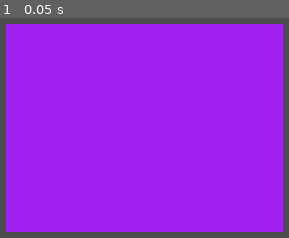
Above: before the commit, frame 1.
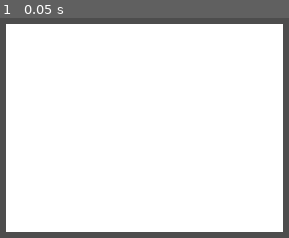
Above: after the commit, the same moment.

Repository: JDS890/CSC475-DSP-Visualisation
Game: Godot game, scene res://Scenes/show_spectrum.tscn
Two runs of this game, one before a commit and one after it. Both use one fixed random seed, a clock stepped at 60 frames per second and the inputs below.
Inputs:
- Up to frame 1 (0.05 s): no input

The runs differ from the first frame. In frame 1, 91% of the frame differs, in the area x 2-98%, y 2-98%.

Commit message:
Added the ability to change volumes and some global variables

Diff:
--- a/spectrum_2D/Scenes/bass_stream.gd
+++ b/spectrum_2D/Scenes/bass_stream.gd
@@ -1,12 +1,4 @@
 extends Node2D
-
-const VU_COUNT = 16
-const FREQ_MAX = 11050.0 * 10
-
-const WIDTH = 400
-const HEIGHT = 100
-
-const MIN_DB = 60
 
 #var vocal
 var spectrum
@@ -20,13 +12,13 @@
 
 func _draw():
 	#warning-ignore:integer_division
-	var w = WIDTH / VU_COUNT
+	var w = Global.WIDTH / Global.VU_COUNT
 	var prev_hz = 0
 	var colors = [Color.WHITE, ]
-	for i in range(1, VU_COUNT+1):
-		var hz = i * FREQ_MAX / VU_COUNT;
+	for i in range(1, Global.VU_COUNT+1):
+		var hz = i * Global.FREQ_MAX / Global.VU_COUNT;
 		var magnitude: float = spectrum.get_magnitude_for_frequency_range(prev_hz, hz).length()
-		var energy = clamp((MIN_DB + linear_to_db(magnitude)) / MIN_DB, 0, 1)
-		var height = energy * HEIGHT
-		draw_rect(Rect2(w * i + 300, HEIGHT - height + 150, w, 300), Color.PURPLE)
+		var energy = clamp((Global.MIN_DB + linear_to_db(magnitude)) / Global.MIN_DB, 0, 1)
+		var height = energy * Global.HEIGHT
+		draw_rect(Rect2(w * i + 300, Global.HEIGHT - height + 150, w, 300), Global.STREAM_COLORS[0])
 		prev_hz = hz
--- a/spectrum_2D/Scenes/drum_stream.gd
+++ b/spectrum_2D/Scenes/drum_stream.gd
@@ -1,12 +1,4 @@
 extends Node2D
-
-const VU_COUNT = 16
-const FREQ_MAX = 11050.0 * 10
-
-const WIDTH = 400
-const HEIGHT = 100
-
-const MIN_DB = 60
 
 var spectrum
 var polyStreamPlayer
@@ -20,16 +12,15 @@
 func _process(_delta):
 	queue_redraw()
 
-
 func _draw():
 	#warning-ignore:integer_division
-	var w = WIDTH / VU_COUNT
+	var w = Global.WIDTH / Global.VU_COUNT
 	var prev_hz = 0
 	var colors = [Color.WHITE, ]
-	for i in range(1, VU_COUNT+1):
-		var hz = i * FREQ_MAX / VU_COUNT;
+	for i in range(1, Global.VU_COUNT+1):
+		var hz = i * Global.FREQ_MAX / Global.VU_COUNT;
 		var magnitude: float = spectrum.get_magnitude_for_frequency_range(prev_hz, hz).length()
-		var energy = clamp((MIN_DB + linear_to_db(magnitude)) / MIN_DB, 0, 1)
-		var height = energy * HEIGHT
-		draw_rect(Rect2(w * i, HEIGHT - height + 300, w, height), Color.WHITE)
+		var energy = clamp((Global.MIN_DB + linear_to_db(magnitude)) / Global.MIN_DB, 0, 1)
+		var height = energy * Global.HEIGHT
+		draw_rect(Rect2(w * i, Global.HEIGHT - height + 300, w, height), Global.STREAM_COLORS[1])
 		prev_hz = hz
--- a/spectrum_2D/Scenes/fusion_stream.gd
+++ b/spectrum_2D/Scenes/fusion_stream.gd
@@ -1,12 +1,4 @@
 extends Node2D
-
-const VU_COUNT = 16
-const FREQ_MAX = 11050.0 * 10
-
-const WIDTH = 400
-const HEIGHT = 100
-
-const MIN_DB = 60
 
 #var vocal
 var spectrum
@@ -20,13 +12,13 @@
 
 func _draw():
 	#warning-ignore:integer_division
-	var w = WIDTH / VU_COUNT
+	var w = Global.WIDTH / Global.VU_COUNT
 	var prev_hz = 0
 	var colors = [Color.WHITE, ]
-	for i in range(1, VU_COUNT+1):
-		var hz = i * FREQ_MAX / VU_COUNT;
+	for i in range(1, Global.VU_COUNT+1):
+		var hz = i * Global.FREQ_MAX / Global.VU_COUNT;
 		var magnitude: float = spectrum.get_magnitude_for_frequency_range(prev_hz, hz).length()
-		var energy = clamp((MIN_DB + linear_to_db(magnitude)) / MIN_DB, 0, 1)
-		var height = energy * HEIGHT
-		draw_rect(Rect2(w * i, HEIGHT - height, w, height), Color.BLACK)
+		var energy = clamp((Global.MIN_DB + linear_to_db(magnitude)) / Global.MIN_DB, 0, 1)
+		var height = energy * Global.HEIGHT
+		draw_rect(Rect2(w * i, Global.HEIGHT - height, w, height), Color.BLACK)
 		prev_hz = hz
--- a/spectrum_2D/Scenes/original_stream.gd
+++ b/spectrum_2D/Scenes/original_stream.gd
@@ -1,12 +1,4 @@
 extends Node2D
-
-const VU_COUNT = 16
-const FREQ_MAX = 11050.0 * 10
-
-const WIDTH = 400
-const HEIGHT = 100
-
-const MIN_DB = 60
 
 #var vocal
 var spectrum
@@ -20,13 +12,13 @@
 
 func _draw():
 	#warning-ignore:integer_division
-	var w = WIDTH / VU_COUNT
+	var w = Global.WIDTH / Global.VU_COUNT
 	var prev_hz = 0
 	var colors = [Color.WHITE, ]
-	for i in range(1, VU_COUNT+1):
-		var hz = i * FREQ_MAX / VU_COUNT;
+	for i in range(1, Global.VU_COUNT+1):
+		var hz = i * Global.FREQ_MAX / Global.VU_COUNT;
 		var magnitude: float = spectrum.get_magnitude_for_frequency_range(prev_hz, hz).length()
-		var energy = clamp((MIN_DB + linear_to_db(magnitude)) / MIN_DB, 0, 1)
-		var height = energy * HEIGHT
-		draw_rect(Rect2(w * i + 1500, HEIGHT - height + 3000, w, height), Color.AQUAMARINE)
+		var energy = clamp((Global.MIN_DB + linear_to_db(magnitude)) / Global.MIN_DB, 0, 1)
+		var height = energy * Global.HEIGHT
+		draw_rect(Rect2(w * i + 1500, Global.HEIGHT - height + 3000, w, height), Color.AQUAMARINE)
 		prev_hz = hz
--- a/spectrum_2D/Scenes/piano_stream.gd
+++ b/spectrum_2D/Scenes/piano_stream.gd
@@ -1,12 +1,4 @@
 extends Node2D
-
-const VU_COUNT = 16
-const FREQ_MAX = 11050.0 * 10
-
-const WIDTH = 400
-const HEIGHT = 100
-
-const MIN_DB = 60
 
 #var vocal
 var spectrum
@@ -20,13 +12,13 @@
 
 func _draw():
 	#warning-ignore:integer_division
-	var w = WIDTH / VU_COUNT
+	var w = Global.WIDTH / Global.VU_COUNT
 	var prev_hz = 0
 	var colors = [Color.WHITE, ]
-	for i in range(1, VU_COUNT+1):
-		var hz = i * FREQ_MAX / VU_COUNT;
+	for i in range(1, Global.VU_COUNT+1):
+		var hz = i * Global.FREQ_MAX / Global.VU_COUNT;
 		var magnitude: float = spectrum.get_magnitude_for_frequency_range(prev_hz, hz).length()
-		var energy = clamp((MIN_DB + linear_to_db(magnitude)) / MIN_DB, 0, 1)
-		var height = energy * HEIGHT
-		draw_rect(Rect2(w * i + 100, HEIGHT - height, w, height), Color.GRAY)
+		var energy = clamp((Global.MIN_DB + linear_to_db(magnitude)) / Global.MIN_DB, 0, 1)
+		var height = energy * Global.HEIGHT
+		draw_rect(Rect2(w * i + 100, Global.HEIGHT - height, w, height), Global.STREAM_COLORS[3])
 		prev_hz = hz
--- a/spectrum_2D/Scripts/other_stream.gd
+++ b/spectrum_2D/Scripts/other_stream.gd
@@ -1,12 +1,4 @@
 extends Node2D
-
-const VU_COUNT = 16
-const FREQ_MAX = 11050.0 * 10
-
-const WIDTH = 400
-const HEIGHT = 100
-
-const MIN_DB = 60
 
 #var OtherStream
 #var other
@@ -30,13 +22,13 @@
 
 func _draw():
 	#warning-ignore:integer_division
-	var w = WIDTH / VU_COUNT
+	var w = Global.WIDTH / Global.VU_COUNT
 	var prev_hz = 0
 	var colors = [Color.RED, ]
-	for i in range(1, VU_COUNT+1):
-		var hz = i * FREQ_MAX / VU_COUNT;
+	for i in range(1, Global.VU_COUNT+1):
+		var hz = i * Global.FREQ_MAX / Global.VU_COUNT;
 		var magnitude: float = spectrum.get_magnitude_for_frequency_range(prev_hz, hz).length()
-		var energy = clamp((MIN_DB + linear_to_db(magnitude)) / MIN_DB, 0, 1)
-		var height = energy * HEIGHT
-		draw_rect(Rect2(w * i, HEIGHT - height + 450, w, height), Color.RED)
+		var energy = clamp((Global.MIN_DB + linear_to_db(magnitude)) / Global.MIN_DB, 0, 1)
+		var height = energy * Global.HEIGHT
+		draw_rect(Rect2(w * i, Global.HEIGHT - height + 450, w, height), Global.STREAM_COLORS[2])
 		prev_hz = hz
--- a/spectrum_2D/Scripts/show_spectrum.gd
+++ b/spectrum_2D/Scripts/show_spectrum.gd
@@ -1,41 +1,30 @@
 extends Node2D
-#
-#const VU_COUNT = 16
-#const FREQ_MAX = 11050.0
-#
-#const WIDTH = 400
-#const HEIGHT = 100
-#
-#const MIN_DB = 60
-#
-#var spectrum
-#var polyStreamPlayer
-#
+
 #var vocal_sound = load("res://Audio Samples/Like a Shadow/Like a Shadow - Vocal.mp3")
 #var drum_sound = load("res://Audio Samples/Like a Shadow/Like a Shadow - Drum.mp3")
 #var other_sound = load("res://Audio Samples/Like a Shadow/Like a Shadow - Other.mp3")
 #var piano_sound = load("res://Audio Samples/Like a Shadow/Like a Shadow - Piano.mp3")
 #var bass_sound = load("res://Audio Samples/Like a Shadow/Like a Shadow - Bass.mp3")
-#
-#func _ready():
-	#spectrum = AudioServer.get_bus_effect_instance(0,0)
-	##vocal = AudioServer.get_bus_effect_instance(1,0)
-	##other = AudioServer.get_bus_effect_instance(2,0)
-	#polyStreamPlayer = get_node("AudioStreamPlayer")
-#
-#func _process(_delta):
-	#queue_redraw()
-#
-#
-#func _draw():
-	##warning-ignore:integer_division
-	#var w = WIDTH / VU_COUNT
-	#var prev_hz = 0
-	#var colors = [Color.WHITE, ]
-	#for i in range(1, VU_COUNT+1):
-		#var hz = i * FREQ_MAX / VU_COUNT;
-		#var magnitude: float = spectrum.get_magnitude_for_frequency_range(prev_hz, hz).length()
-		#var energy = clamp((MIN_DB + linear_to_db(magnitude)) / MIN_DB, 0, 1)
-		#var height = energy * HEIGHT
-		#draw_rect(Rect2(w * i, HEIGHT - height, w, height), Color.WHITE)
-		#prev_hz = hz
+
+var bassPlayer
+var drumPlayer
+var otherPlayer
+var pianoPlayer
+var vocalPlayer
+
+func _ready():
+	bassPlayer = get_node("BassStream/BassStream")
+	drumPlayer = get_node("DrumStream/DrumStream")
+	otherPlayer = get_node("OtherStream/OtherStream")
+	pianoPlayer = get_node("PianoStream/PianoStream")
+	vocalPlayer = get_node("VocalStream/VocalStream")
+
+# Volumes should be in the following order:
+# Bass, Drum, Other, Piano, Vocal
+# i.e., alphabetical
+func change_amps(new_volumes):
+	bassPlayer.set_volume_db(new_volumes[0])
+	drumPlayer.set_volume_db(new_volumes[1])
+	otherPlayer.set_volume_db(new_volumes[2])
+	pianoPlayer.set_volume_db(new_volumes[3])
+	vocalPlayer.set_volume_db(new_volumes[4])
--- a/spectrum_2D/Scripts/vocal_stream.gd
+++ b/spectrum_2D/Scripts/vocal_stream.gd
@@ -1,12 +1,4 @@
 extends Node2D
-
-const VU_COUNT = 16
-const FREQ_MAX = 11050.0 * 10
-
-const WIDTH = 400
-const HEIGHT = 100
-
-const MIN_DB = 60
 
 #var vocal
 var spectrum
@@ -14,19 +6,20 @@
 func _ready():
 	spectrum = AudioServer.get_bus_effect_instance(2,0)
 
+
 func _process(_delta):
 	queue_redraw()
 
 
 func _draw():
 	#warning-ignore:integer_division
-	var w = WIDTH / VU_COUNT
+	var w = Global.WIDTH / Global.VU_COUNT
 	var prev_hz = 0
 	var colors = [Color.WHITE, ]
-	for i in range(1, VU_COUNT+1):
-		var hz = i * FREQ_MAX / VU_COUNT;
+	for i in range(1, Global.VU_COUNT+1):
+		var hz = i * Global.FREQ_MAX / Global.VU_COUNT;
 		var magnitude: float = spectrum.get_magnitude_for_frequency_range(prev_hz, hz).length()
-		var energy = clamp((MIN_DB + linear_to_db(magnitude)) / MIN_DB, 0, 1)
-		var height = energy * HEIGHT
-		draw_rect(Rect2(w * i, HEIGHT - height + 150, w, height), Color.GREEN)
+		var energy = clamp((Global.MIN_DB + linear_to_db(magnitude)) / Global.MIN_DB, 0, 1)
+		var height = energy * Global.HEIGHT
+		draw_rect(Rect2(w * i, Global.HEIGHT - height + 150, w, height), Global.STREAM_COLORS[4])
 		prev_hz = hz
--- /dev/null
+++ b/spectrum_2D/global.gd
@@ -0,0 +1,14 @@
+extends Node
+
+# Stream constants
+const VU_COUNT = 16
+const FREQ_MAX = 11050.0 * 10
+const WIDTH = 400
+const HEIGHT = 100
+const MIN_DB = 60
+
+# Probably not needed, but here just in case
+# Colours should be in the following order:
+# Bass, Drum, Other, Piano, Vocal
+# i.e., alphabetical
+const STREAM_COLORS = [Color.WHITE, Color.BLUE, Color.PURPLE, Color.GREEN, Color.RED]
--- a/spectrum_2D/project.godot
+++ b/spectrum_2D/project.godot
@@ -16,6 +16,10 @@
 config/features=PackedStringArray("4.2")
 config/icon="res://icon.png"
 
+[autoload]
+
+Global="*res://global.gd"
+
 [display]
 
 window/stretch/mode="canvas_items"
